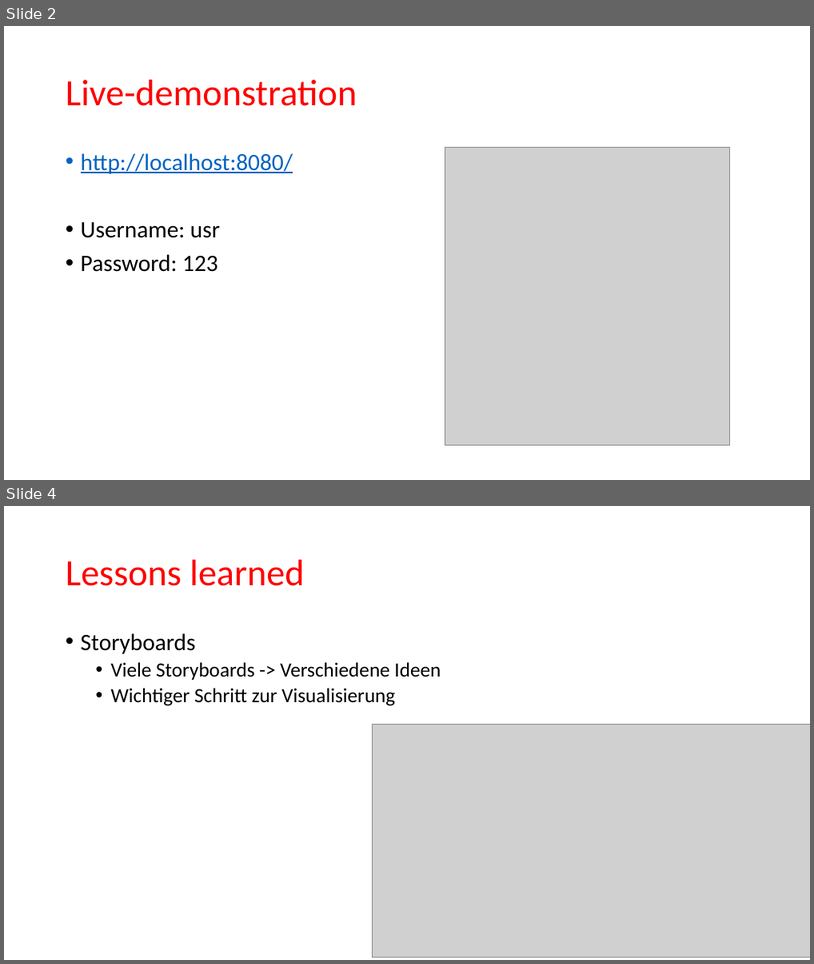
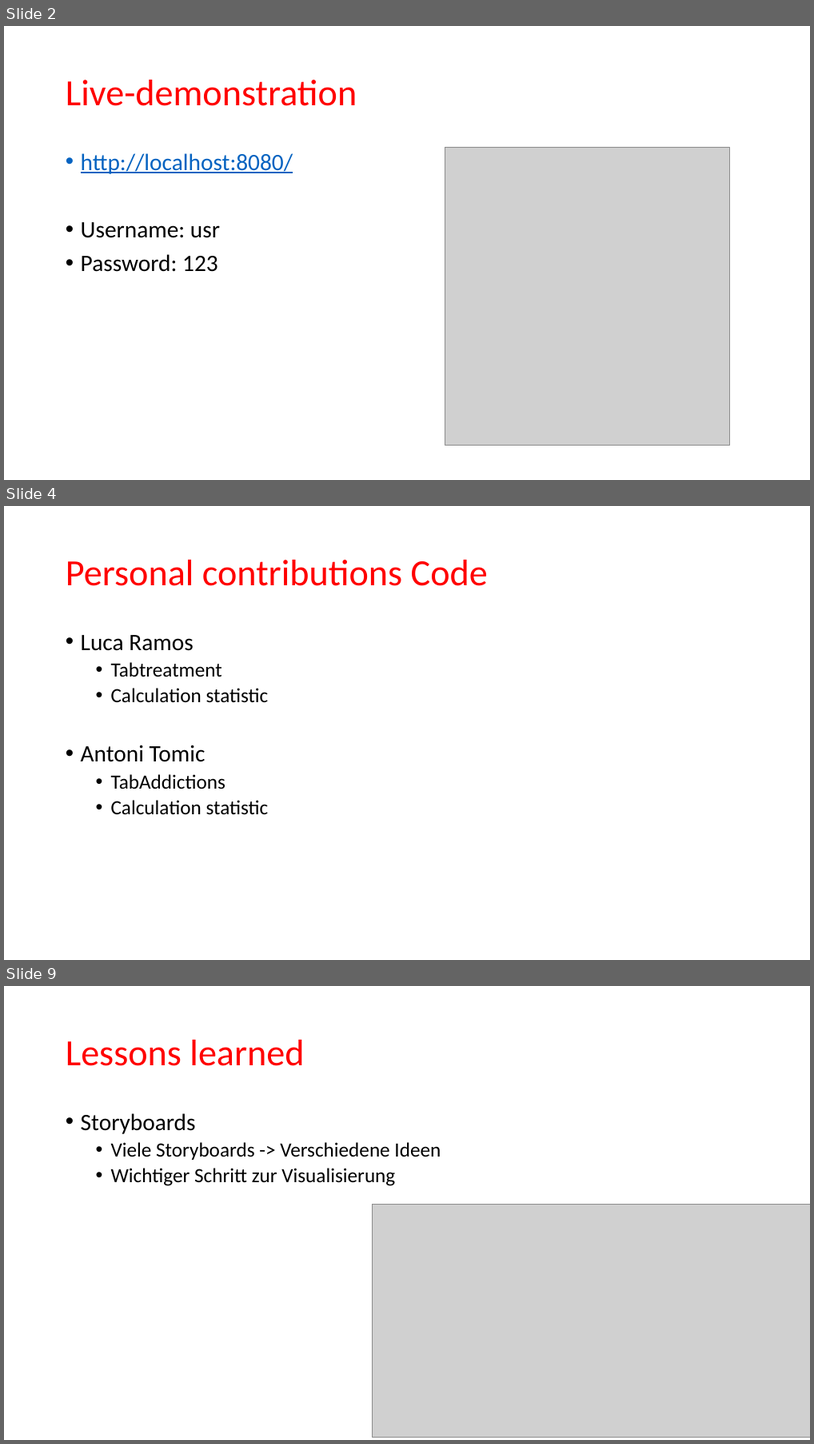
Before and after one commit to tomia1/ch.bfh.btx8081.w2016.red, a slide deck: doc/task14/final presentation.pptx. Shown one above the other, each under a label of ours: slides 2 and 4 before the commit, slides 2, 4 and 9 after it; the slides between them are not shown. The pictures are 814x964 and 814x1444 pixels, drawn with LibreOffice and Linux fonts; fonts in the diff are those of the drawing; grey boxes stand for pictures. Boxes give left, top, right and bottom in pixels: in the first picture for what was removed or moved away, otherwise in the second. Text is boxed around its words. In the diff, an @@ line names an element or a change of style, - is before the commit and + after.

```diff
--- a/doc/task14/final presentation.pptx
+++ b/doc/task14/final presentation.pptx
@@ slide 4 added at [4, 506, 810, 960], background #FFFFFF @@
@@ title added at [66, 560, 488, 586], 44 pt, text #FF0000 @@
+Personal contributions Code
@@ text added at [81, 635, 269, 815], 24 pt, text #000000 @@
+• Luca Ramos
+  • Tabtreatment
+  • Calculation statistic
+• Antoni Tomic
+  • TabAddictions
+  • Calculation statistic
@@ what was slide 4 is now slide 9 @@
```
Also in this commit, not shown: 4 slides changed, 4 other slides added, 1 slide removed.
